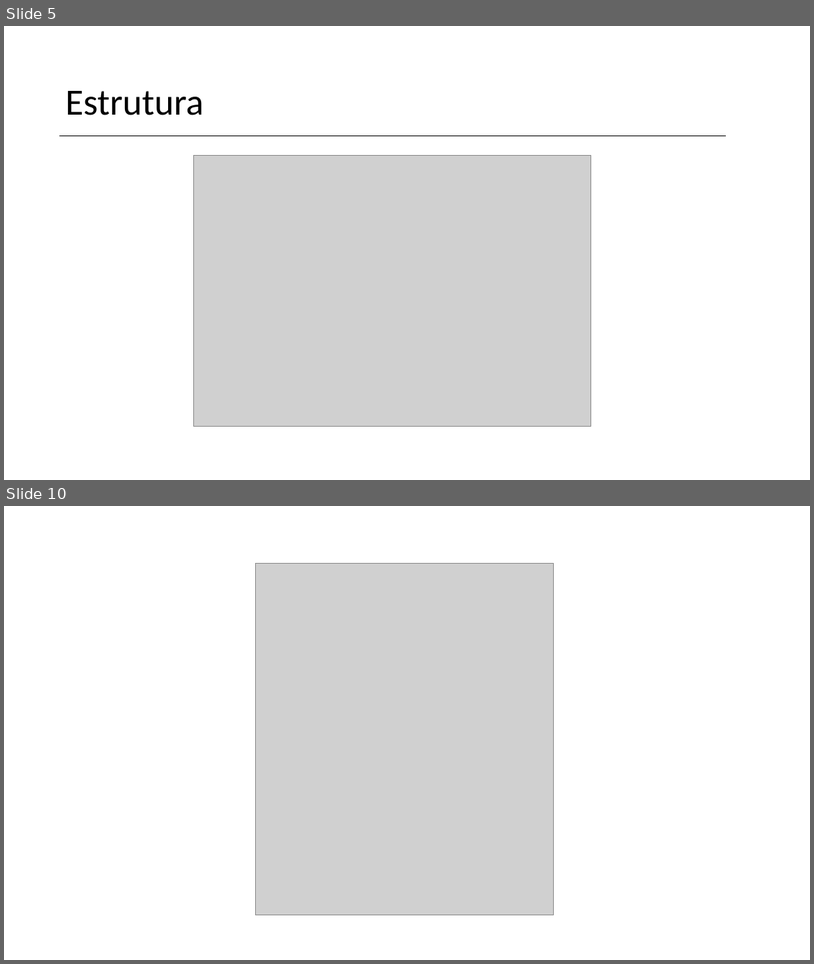
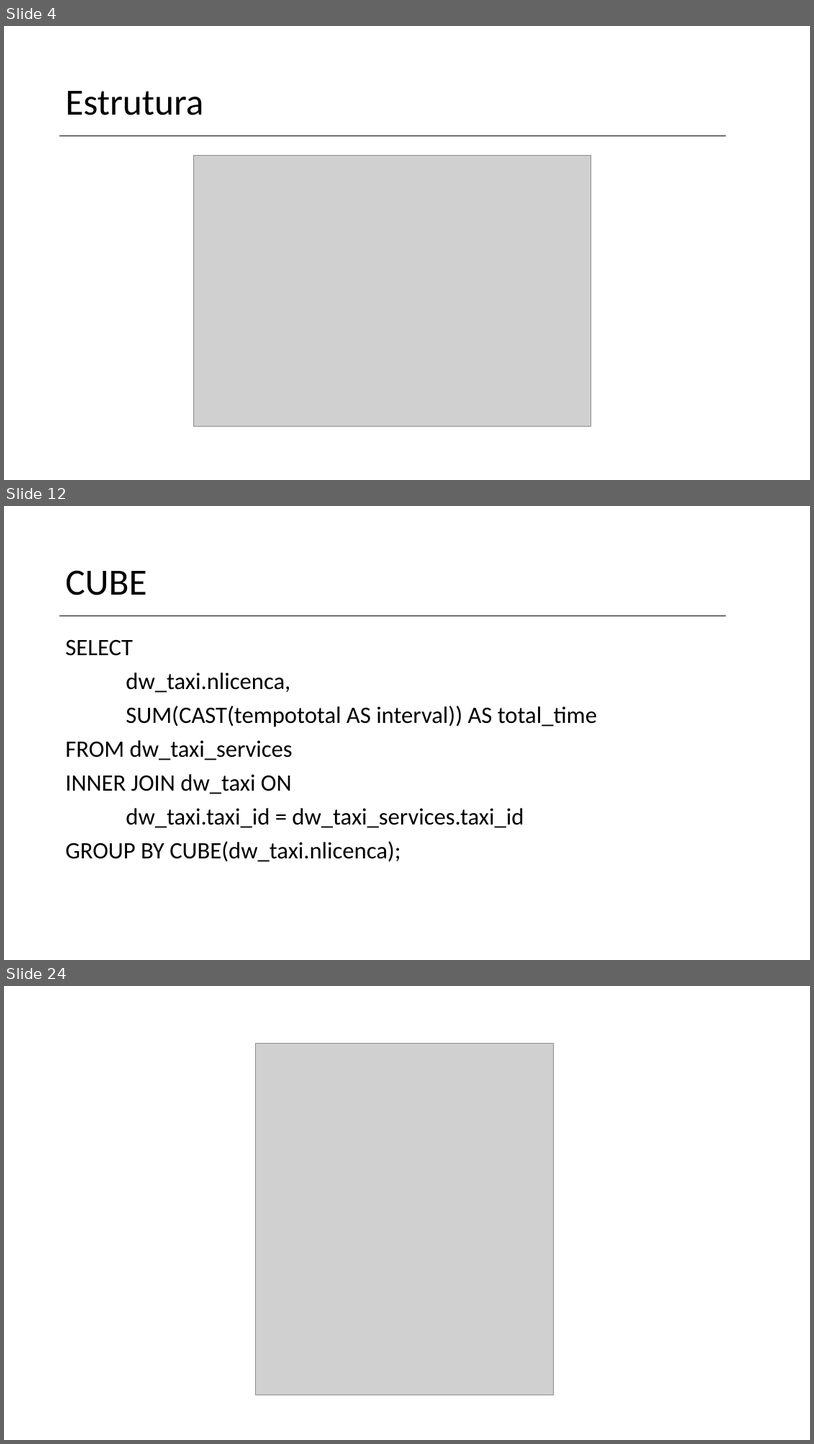
Before and after one commit to vanessa-silva/TABD-datawarehouse, a slide deck: Data-Warehouse.pptx. Shown one above the other, each under a label of ours: slides 5 and 10 before the commit, slides 4, 12 and 24 after it; the slides between them are not shown. The pictures are 814x964 and 814x1444 pixels, drawn with LibreOffice and Linux fonts; fonts in the diff are those of the drawing; grey boxes stand for pictures; background and template pictures are left out. Boxes give left, top, right and bottom in pixels: in the first picture for what was removed or moved away, otherwise in the second. Text is boxed around its words. In the diff, an @@ line names an element or a change of style, - is before the commit and + after.

```diff
--- a/Data-Warehouse.pptx
+++ b/Data-Warehouse.pptx
@@ slide 12 added at (x1=4, y1=506, x2=810, y2=960), background picture (left out) @@
@@ title added at (x1=65, y1=570, x2=147, y2=595), 44 pt, text #000000 @@
+CUBE
@@ line added from (59, 616) to (726, 616), #000000 1 pt @@
@@ text added at (x1=65, y1=639, x2=597, y2=862), 28 pt, text #000000 @@
+SELECT
+dw_taxi.nlicenca,
+SUM(CAST(tempototal AS interval)) AS total_time
+FROM dw_taxi_services
+INNER JOIN dw_taxi ON
+dw_taxi.taxi_id = dw_taxi_services.taxi_id
+GROUP BY CUBE(dw_taxi.nlicenca);
@@ what was slide 5 is now slide 4 @@
@@ what was slide 10 is now slide 24 @@
```
Also in this commit, not shown: 2 slides changed, 16 other slides added, 3 slides removed, 16 other files.
